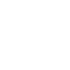
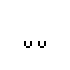
The second 70×70 image is a revision of the first. Changes to its layers:
showed "Hero Tired" over (24, 41, 46, 48)
